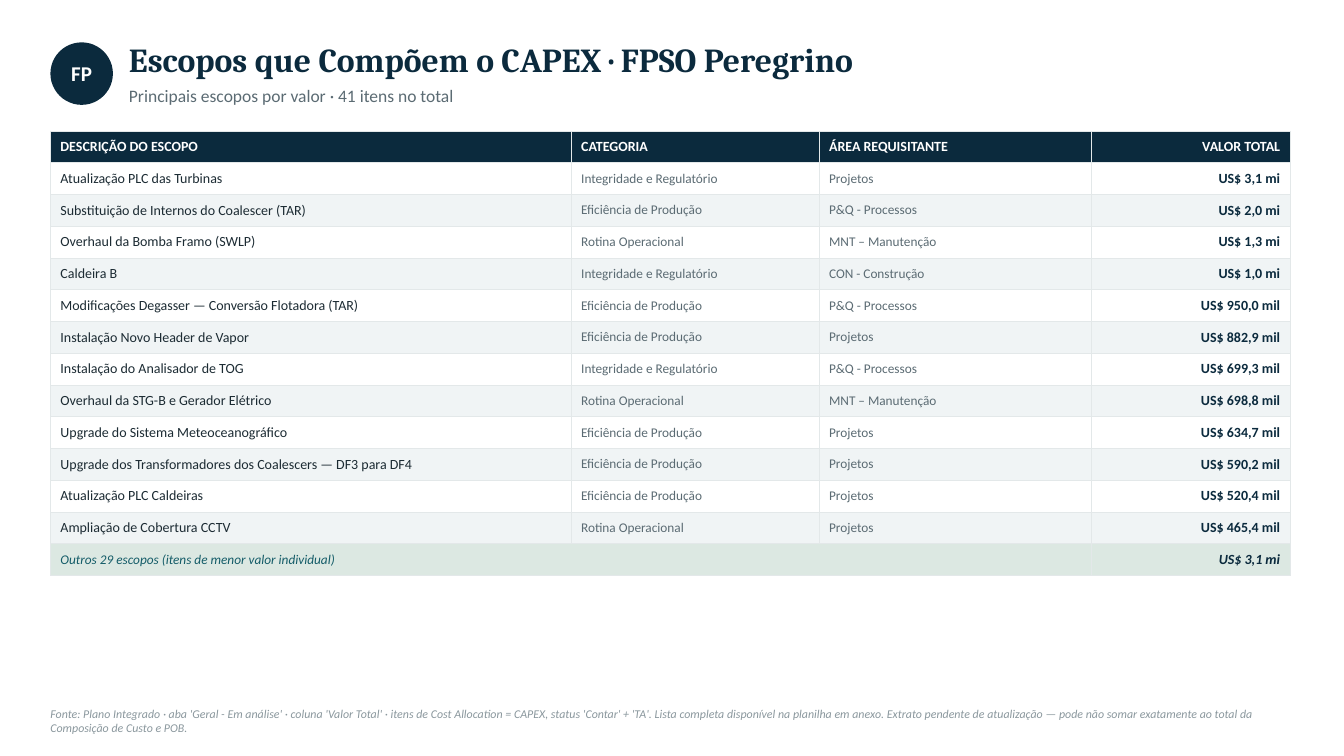
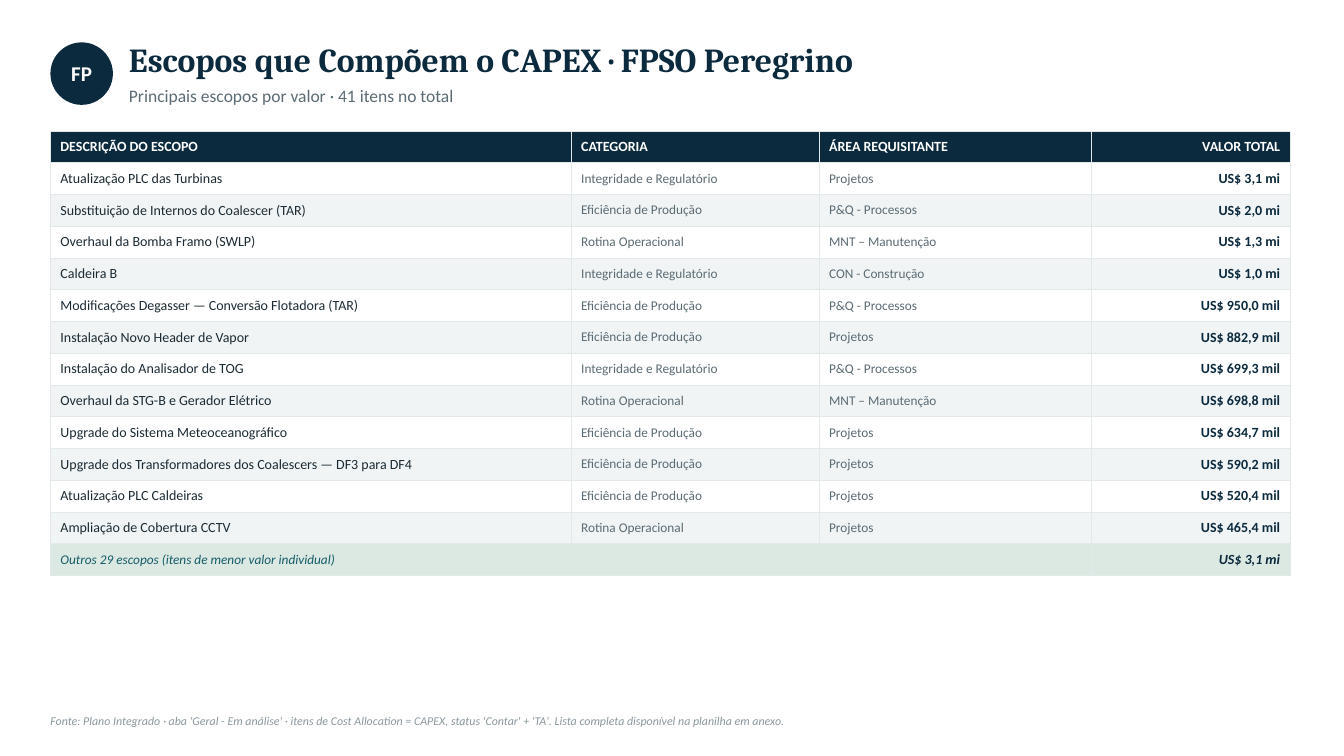
Before and after one commit to LucasRibaas/Planejamento, a slide deck: slide 5 of PRIO_Plano_Trabalho_CAPEX_2027.pptx. Drawn at 1344x756 pixels with LibreOffice and Linux fonts; fonts in the diff are those of the drawing. Boxes give left, top, right and bottom in pixels: in the first picture for what was removed or moved away, otherwise in the second. Text is boxed around its words. In the diff, an @@ line names an element or a change of style, - is before the commit and + after.

```diff
--- a/PRIO_Plano_Trabalho_CAPEX_2027.pptx
+++ b/PRIO_Plano_Trabalho_CAPEX_2027.pptx
@@ text at (50,717,784,727): text changed @@
-Fonte: Plano Integrado · aba 'Geral - Em análise' · coluna 'Valor Total' · itens de Cost Allocation = CAPEX, status 'Contar' + 'TA'. Lista completa disponível na planilha em anexo. Extrato pendente de atualização — pode não somar exatamente ao total da Composição de Custo e POB.
+Fonte: Plano Integrado · aba 'Geral - Em análise' · itens de Cost Allocation = CAPEX, status 'Contar' + 'TA'. Lista completa disponível na planilha em anexo.
```
Also in this commit, not shown: 8 other slides changed.
